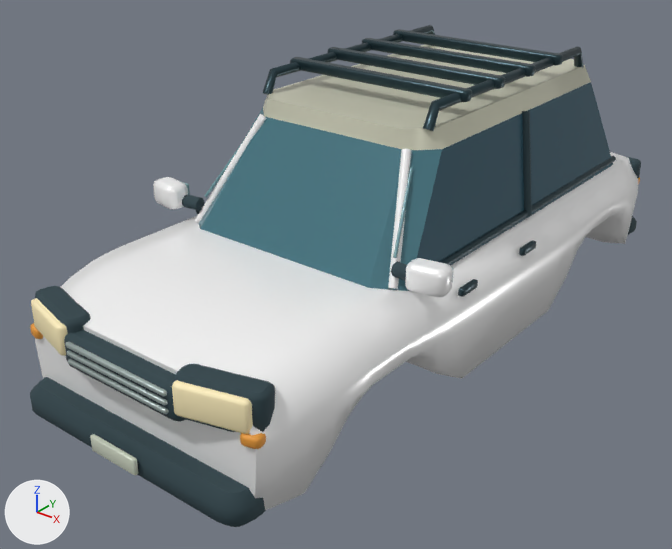
The glTF model assets/models/vehicles/pine.glb as it was, and as the next commit left it.
Both versions are drawn from a camera (50 mm lens) standing at (2.8, -3.97, 2.86) and looking at (-0.11, -0.34, 0.61). Arrows for +X, +Y and +Z are at lower left; the lights stay in place. The older version comes first. Vertices at exactly the same position are counted once.

In view in the first picture: 'Chassis', 'Headlamps' and 2 more.
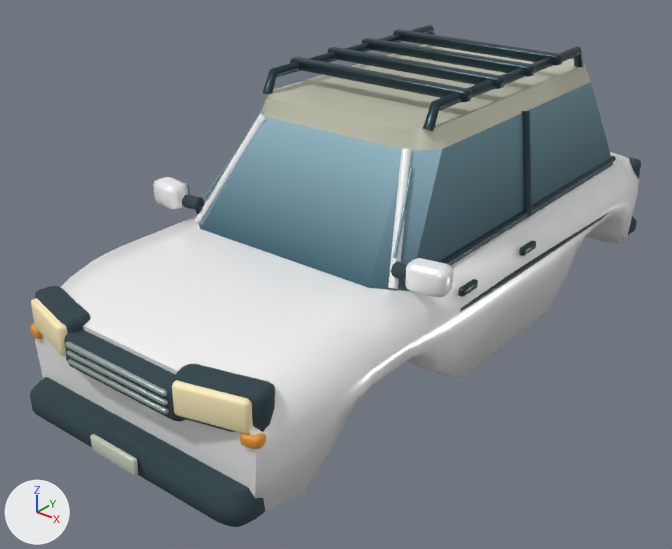
The change, as a diff of the scene's bpy script:
```diff
--- a/assets/models/vehicles/pine.glb.py
+++ b/assets/models/vehicles/pine.glb.py
@@ me_chassis @@
 # used by ob_chassis; location = (0.0, 0.0, 0.0)
-me_chassis.from_pydata(...)  # 2344 vertices, 4522 faces; spans x -0.93..0.93, y -2.02..1.99, z 0.3..1.71
+me_chassis.from_pydata(...)  # 2380 vertices, 4586 faces; spans x -0.93..0.93, y -2.02..1.99, z 0.3..1.71
+# me_chassis part 1: a new loose piece of 18 vertices spanning x 0.8..0.84, y -0.56..1.25, z 0.73..0.8, in mat_metal
+# me_chassis part 2: 16 kept faces spanning x -0.69..0.69, y -0.93..1.53, z 0.95..1.49 get new vertex colours; the middle colour goes from dark cyan #335969 to cyan #618793
+# other edits to the shape of me_chassis do not show in these pictures
 me_chassis.materials.append(mat_coachpaint)
```

Where the change shows, as pixel boxes (x1, y1, x2, y2) in the pictures (672 x 549 px):
part 1 of me_chassis, added: after (461, 212, 609, 311)
part 2 of me_chassis, recoloured (dark cyan to cyan): (198, 82, 608, 291) in both
